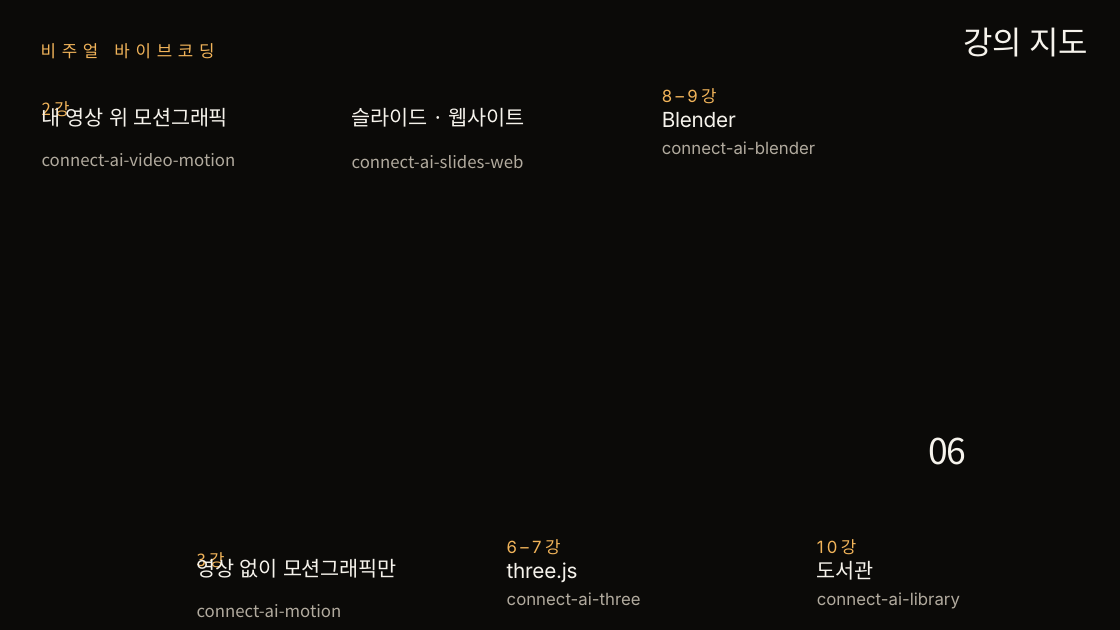
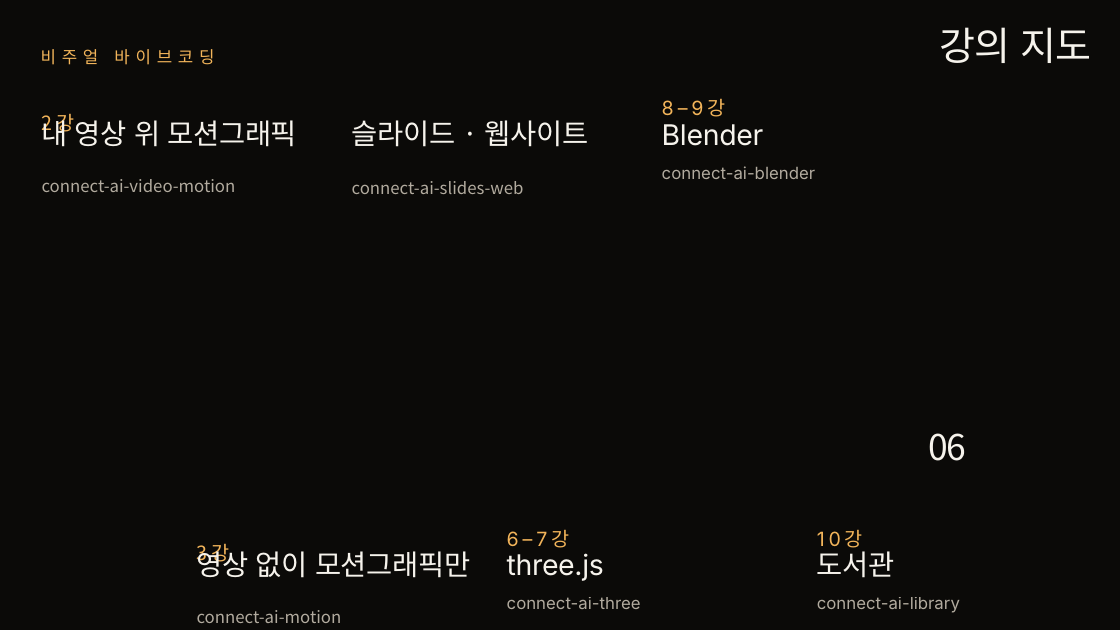
Before and after one commit to wonseokjung/connect-ai-slides-web, a slide deck: slide 9 of docs/demo/ko/deck.pptx. Drawn at 1120x630 pixels with LibreOffice and Linux fonts; fonts in the diff are those of the drawing; background and template pictures are left out. Boxes give left, top, right and bottom in pixels: in the first picture for what was removed or moved away, otherwise in the second. Text is boxed around its words. In the diff, an @@ line names an element or a change of style, - is before the commit and + after.

Commit message:
0.3.0: bigger lesson map words on a slide, Blender product clip on the tools slide (the logo render read as doubled), demo decks, videos, PDF and README hero rebuilt

```diff
--- a/docs/demo/ko/deck.pptx
+++ b/docs/demo/ko/deck.pptx
@@ text "강의 지도": place and size @@
-text "강의 지도" at (964,27,1088,57)
+text "강의 지도" at (940,27,1091,63)
@@ text "강의 지도" at (940,27,1091,63): size 27.4 to 33.5 pt, letter spacing -0.6 to -0.7 pt; line spacing 30.1pt to 36.9pt @@
@@ text "비주얼 바이브코딩": place and size @@
-text "비주얼 바이브코딩" at (41,43,214,59)
+text "비주얼 바이브코딩" at (41,49,214,65)
@@ text "2강" at (42,113,236,192): size 14.4 to 16.8 pt, letter spacing 2.9 to 3.4 pt in "2강"; line spacing 43.9pt to 52.7pt @@
@@ text "4–5강" at (352,120,524,194): size 14.7 to 16.7 pt, letter spacing 2.9 to 3.3 pt in "4–5강"; line spacing 47.5pt to 56.9pt @@
@@ text "8–9강" at (662,100,815,179): size 14.4 to 16.8 pt, letter spacing 2.9 to 3.4 pt in "8–9강"; size 17.8 to 24.4 pt, letter spacing -0.2 to -0.3 pt in "Blender"; line spacing 22.1pt to 27.2pt @@
@@ size 17.8 to 24.4 pt, letter spacing -0.2 to -0.3 pt; line spacing 20.1pt to 27.6pt in 3 elements at (197,546,470,578), (352,120,589,147), (42,116,297,147) @@
@@ text "내 영상 위 모션그래픽": place and size @@
-text "내 영상 위 모션그래픽" at (42,105,228,127)
+text "내 영상 위 모션그래픽" at (42,116,297,147)
@@ text "슬라이드 · 웹사이트": place and size @@
-text "슬라이드 · 웹사이트" at (352,108,525,127)
+text "슬라이드 · 웹사이트" at (352,120,589,147)
@@ text "06" at (928,433,966,461): size 30.4 to 30.3 pt; line spacing 30.4pt to 30.3pt @@
@@ text "3강": place and size @@
-text "3강" at (197,552,342,617)
+text "3강" at (197,543,342,623)
@@ text "3강" at (197,543,342,623): size 14.4 to 16.8 pt, letter spacing 2.9 to 3.4 pt in "3강"; line spacing 43.9pt to 52.7pt @@
@@ text "6–7강": place and size @@
-text "6–7강" at (507,540,641,605)
+text "6–7강" at (507,531,641,609)
@@ text "6–7강" at (507,531,641,609): size 14.4 to 16.8 pt, letter spacing 2.9 to 3.4 pt in "6–7강"; size 17.8 to 24.4 pt, letter spacing -0.2 to -0.3 pt in "three.js"; line spacing 22.1pt to 27.2pt @@
@@ text "10강": place and size @@
-text "10강" at (817,561,874,580)
+text "10강" at (817,547,895,578)
@@ text "10강" at (817,547,895,578): size 14.4 to 16.8 pt, letter spacing 2.9 to 3.4 pt in "10강"; size 17.8 to 24.4 pt, letter spacing -0.2 to -0.3 pt in "도서관"; line spacing 22.1pt to 27.2pt @@
@@ text "영상 없이 모션그래픽만": place and size @@
-text "영상 없이 모션그래픽만" at (197,556,396,578)
+text "영상 없이 모션그래픽만" at (197,546,470,578)
```
Also in this commit, not shown: 29 other files.
